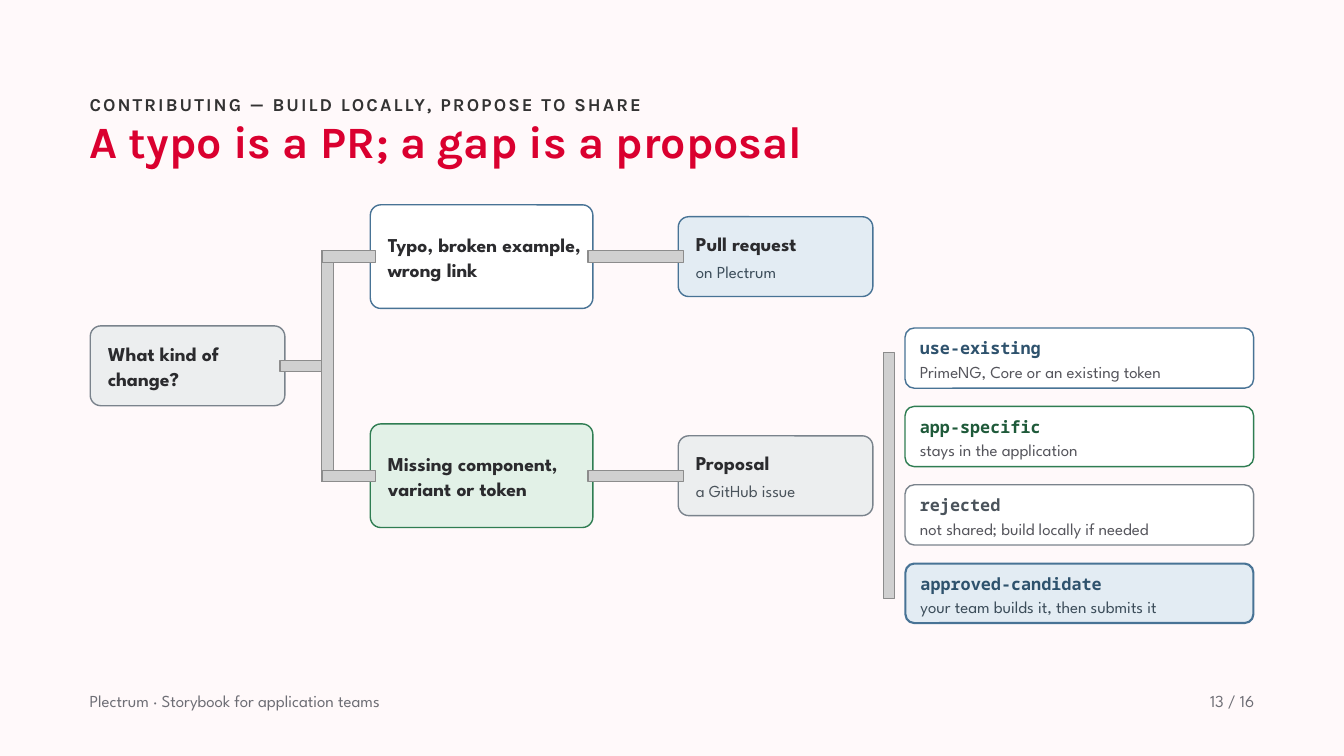
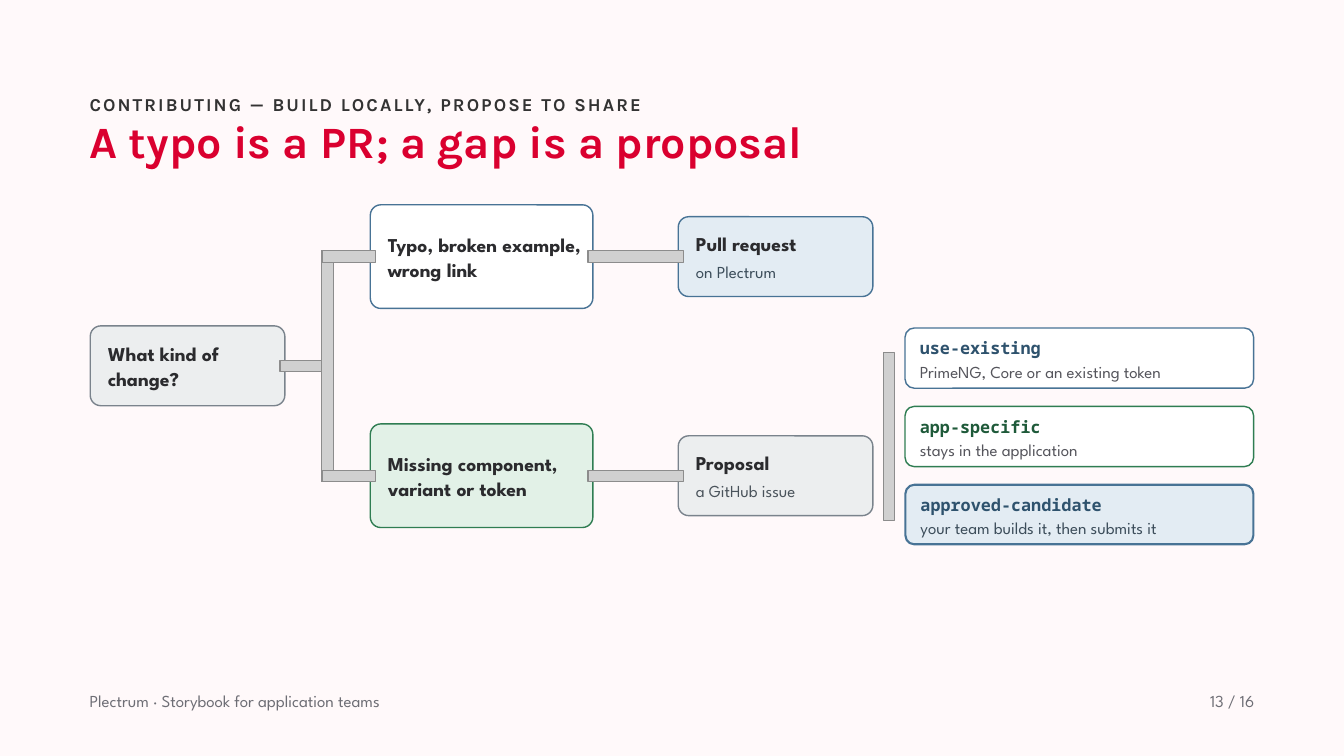
Before and after one commit to solidaris-danielbodigil/solidaris-plectrum, a slide deck: slide 13 of docs/Storybook for application teams.pptx. Drawn at 1344x756 pixels with LibreOffice and Linux fonts; fonts in the diff are those of the drawing; grey boxes stand for pictures; background and template pictures are left out. Boxes give left, top, right and bottom in pixels: in the first picture for what was removed or moved away, otherwise in the second. Text is boxed around its words. In the diff, an @@ line names an element or a change of style, - is before the commit and + after.

```diff
--- a/docs/Storybook for application teams.pptx
+++ b/docs/Storybook for application teams.pptx
@@ picture: place and size @@
-picture at (883, 353, 894, 599)
+picture at (883, 353, 894, 521)
@@ 2 texts, 1 rounded rectangle: place and size @@
-2 texts, 1 rounded rectangle at (905, 564, 1253, 623)
+2 texts, 1 rounded rectangle at (905, 485, 1253, 544)
@@ rounded rectangle removed at (905, 485, 1254, 545) @@
@@ text removed at (920, 498, 1001, 515) @@
-rejected
@@ text removed at (920, 523, 1149, 539) @@
-not shared; build locally if needed
```
Also in this commit, not shown: 21 other files.
